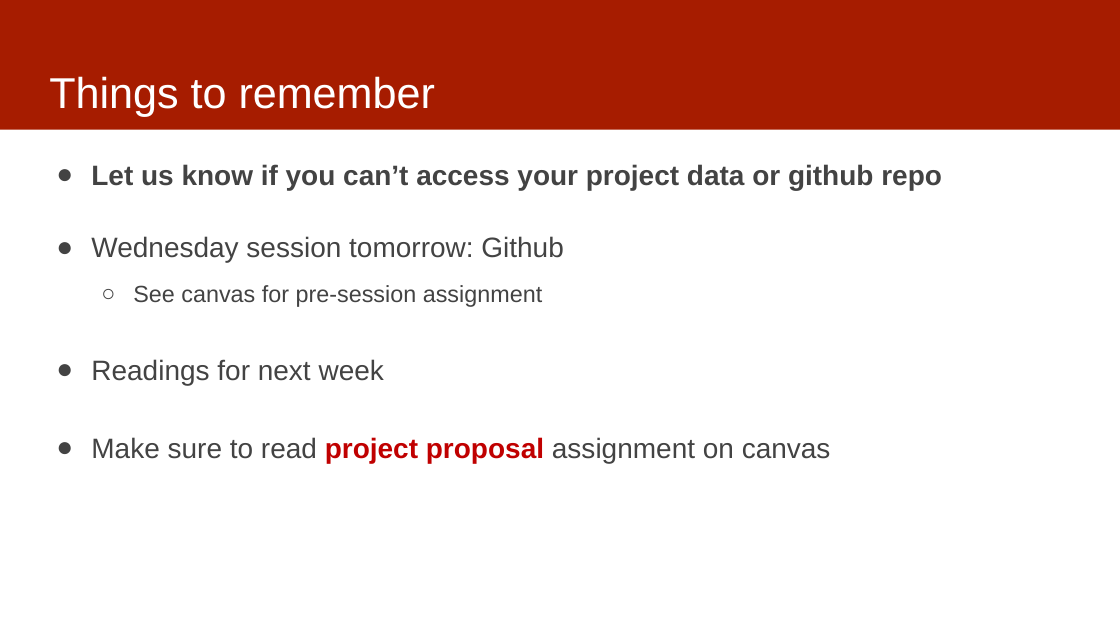
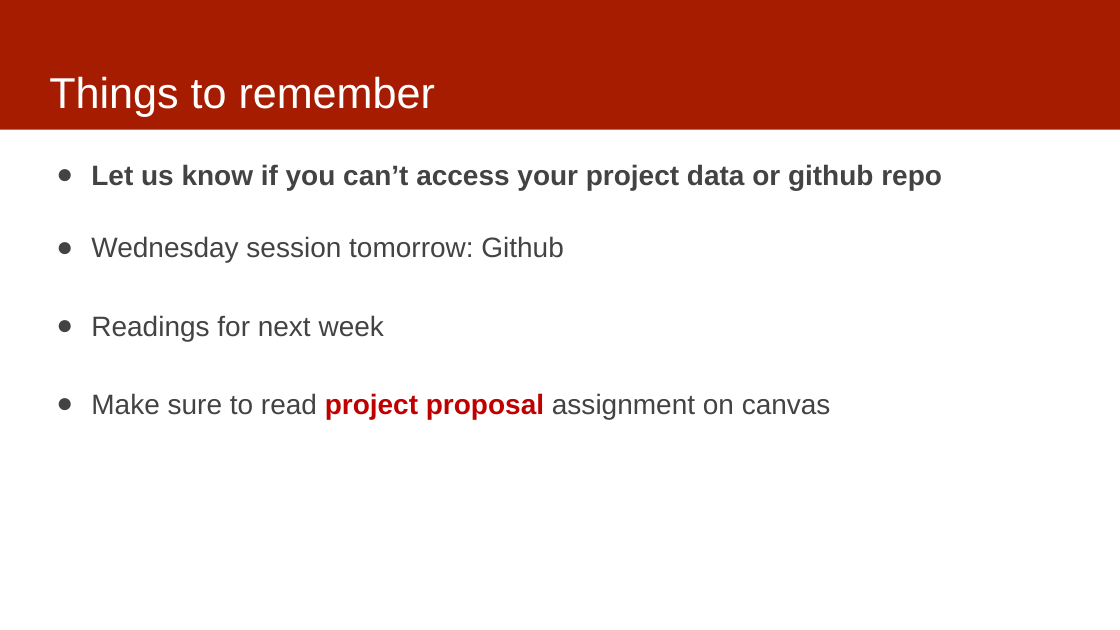
Before and after one commit to dssg/mlforpublicpolicylab, a slide deck: slide 20 of Lectures/06-data-exploration.pptx (slide 27 before the commit). Drawn at 1120x630 pixels with LibreOffice and Linux fonts; fonts in the diff are those of the drawing. Boxes give left, top, right and bottom in pixels: in the first picture for what was removed or moved away, otherwise in the second. Text is boxed around its words. In the diff, an @@ line names an element or a change of style, - is before the commit and + after.

```diff
--- a/Lectures/06-data-exploration.pptx
+++ b/Lectures/06-data-exploration.pptx
@@ text at (x1=133, y1=285, x2=542, y2=307): paragraph removed @@
-  ○ See canvas for pre-session assignment
```
Also in this commit, not shown: 2 other slides changed, 1 slide added, 8 slides removed, 1 other file.
